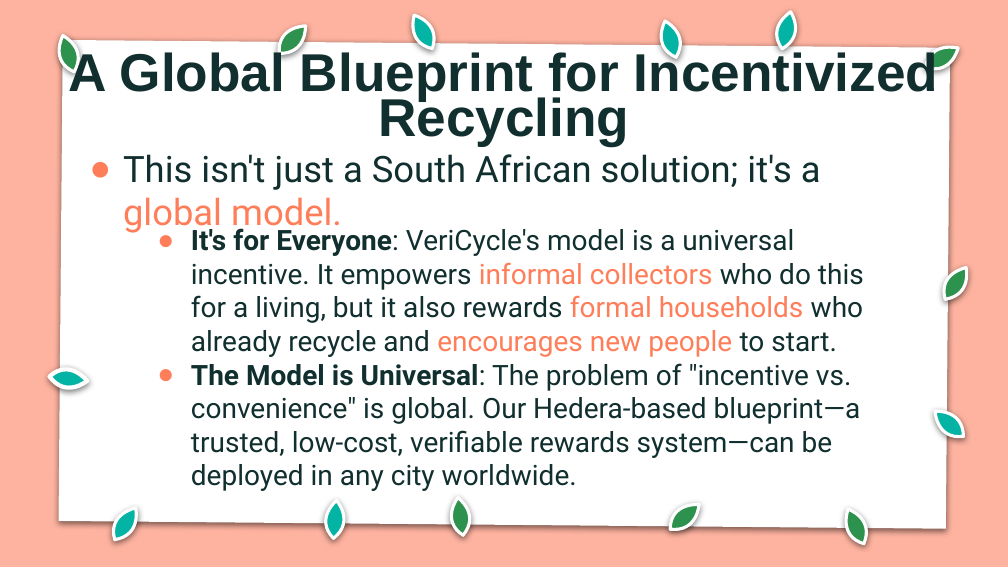
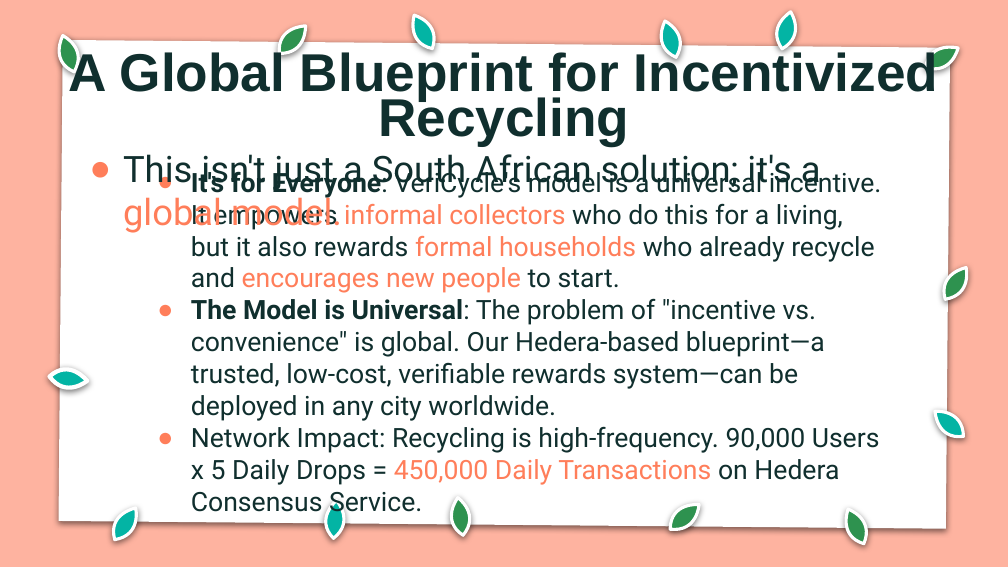
Before and after one commit to commit-to-Noma/VeriCycle, a slide deck: slide 10 of Vericycle Pitch Deck.pptx (slide 9 before the commit). Drawn at 1008x567 pixels with LibreOffice and Linux fonts; fonts in the diff are those of the drawing; background and template pictures are left out. Boxes give left, top, right and bottom in pixels: in the first picture for what was removed or moved away, otherwise in the second. Text is boxed around its words. In the diff, an @@ line names an element or a change of style, - is before the commit and + after.

```diff
--- a/Vericycle Pitch Deck.pptx
+++ b/Vericycle Pitch Deck.pptx
@@ text at [191,167,882,421]: size 20 to 19 pt in "It's for Everyone: VeriCycle's model is a ...", "The Model is Universal: The problem of ..." @@
@@ text at [191,426,880,517]: paragraph added @@
+● Network Impact: Recycling is high-frequency. 90,000 Users x 5 Daily Drops = 450,000 Daily Transactions on Hedera Consensus Service.
```
Also in this commit, not shown: 4 other slides changed, 1 slide added, 1 other file.
